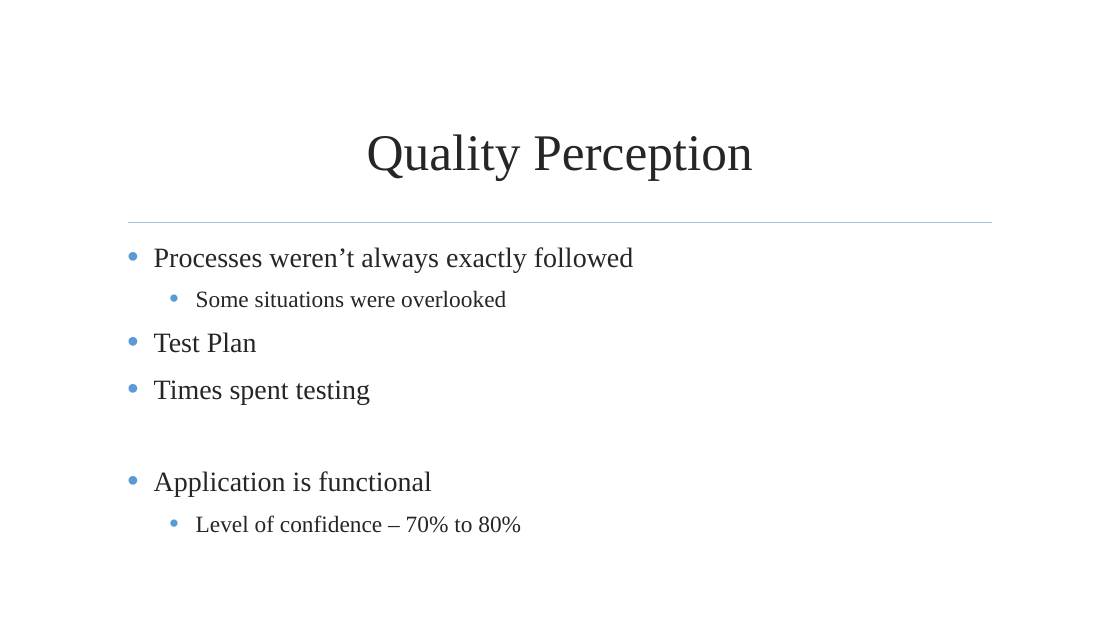
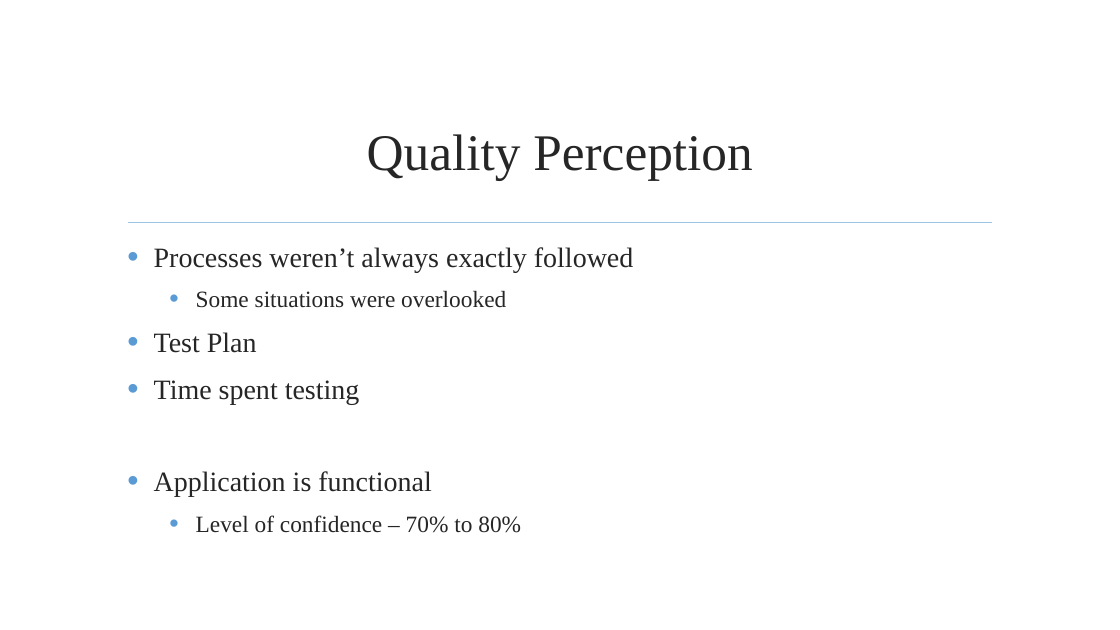
Before and after one commit to jmgirao/projetosoftware1213, a slide deck: slide 39 of Final Presentation/Presentation.pptx. Drawn at 1120x630 pixels with LibreOffice and Linux fonts; fonts in the diff are those of the drawing; background and template pictures are left out. Boxes give left, top, right and bottom in pixels: in the first picture for what was removed or moved away, otherwise in the second. Text is boxed around its words. In the diff, an @@ line names an element or a change of style, - is before the commit and + after.

```diff
--- a/Final Presentation/Presentation.pptx
+++ b/Final Presentation/Presentation.pptx
@@ text at (154,380,360,404): text changed @@
-• Times spent testing
+• Time spent testing
```
Also in this commit, not shown: 14 other slides changed.
